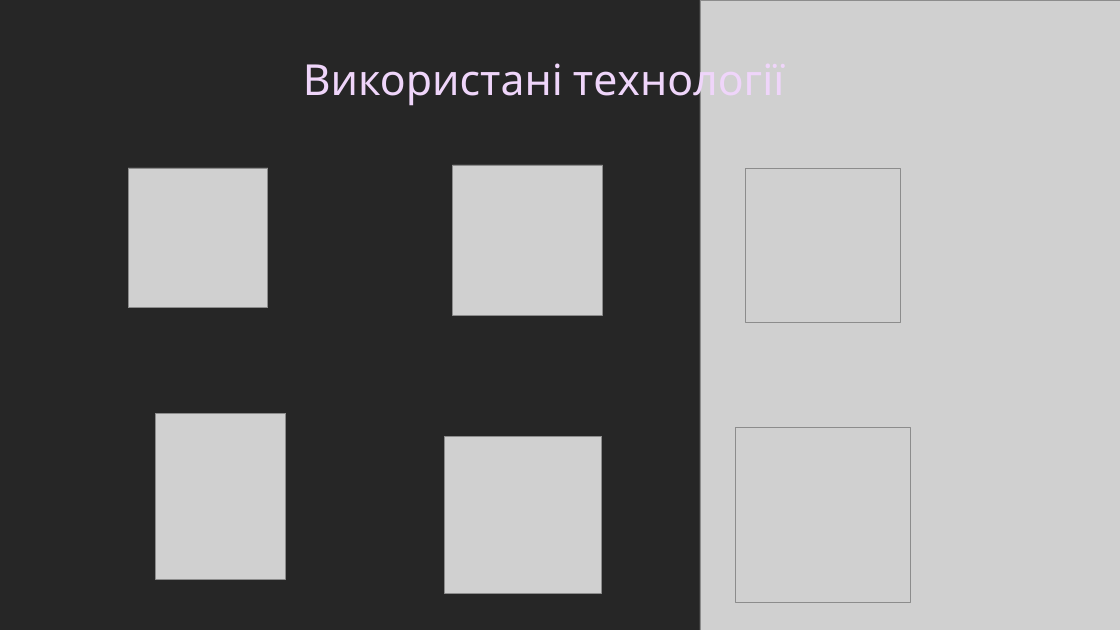
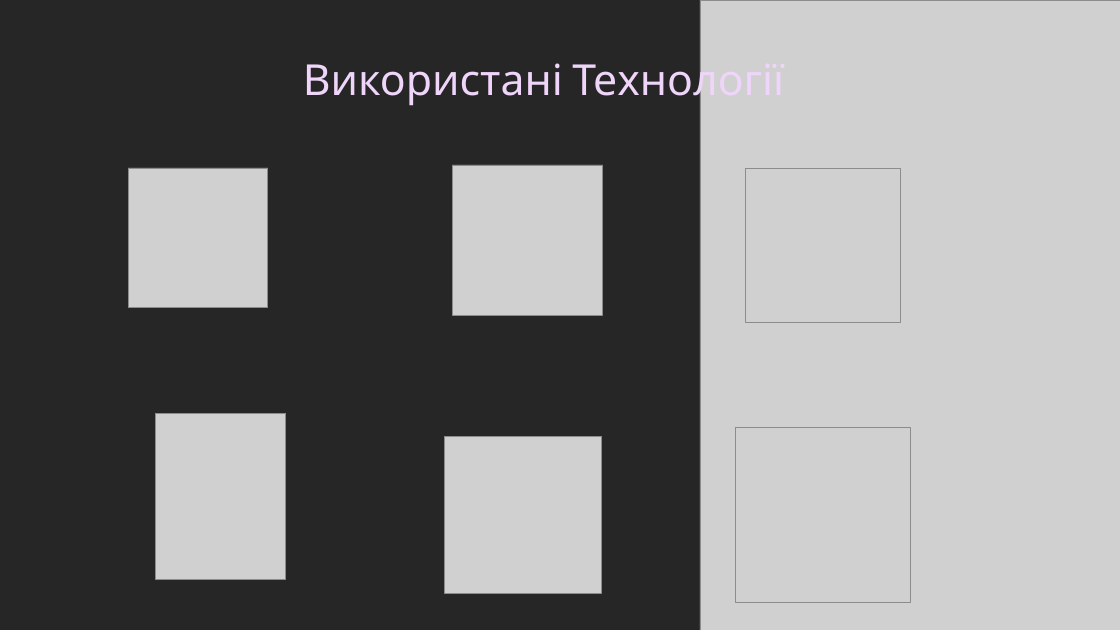
Before and after one commit to IlyaViz/weather-aggregator, a slide deck: slide 10 of docs/Презентація.pptx. Drawn at 1120x630 pixels with LibreOffice and Linux fonts; fonts in the diff are those of the drawing; grey boxes stand for pictures. Boxes give left, top, right and bottom in pixels: in the first picture for what was removed or moved away, otherwise in the second. Text is boxed around its words. In the diff, an @@ line names an element or a change of style, - is before the commit and + after.

```diff
--- a/docs/Презентація.pptx
+++ b/docs/Презентація.pptx
@@ text at (303, 55, 784, 107): text changed @@
-Використані технології
+Використані Технології
```
Also in this commit, not shown: 2 other slides changed.
